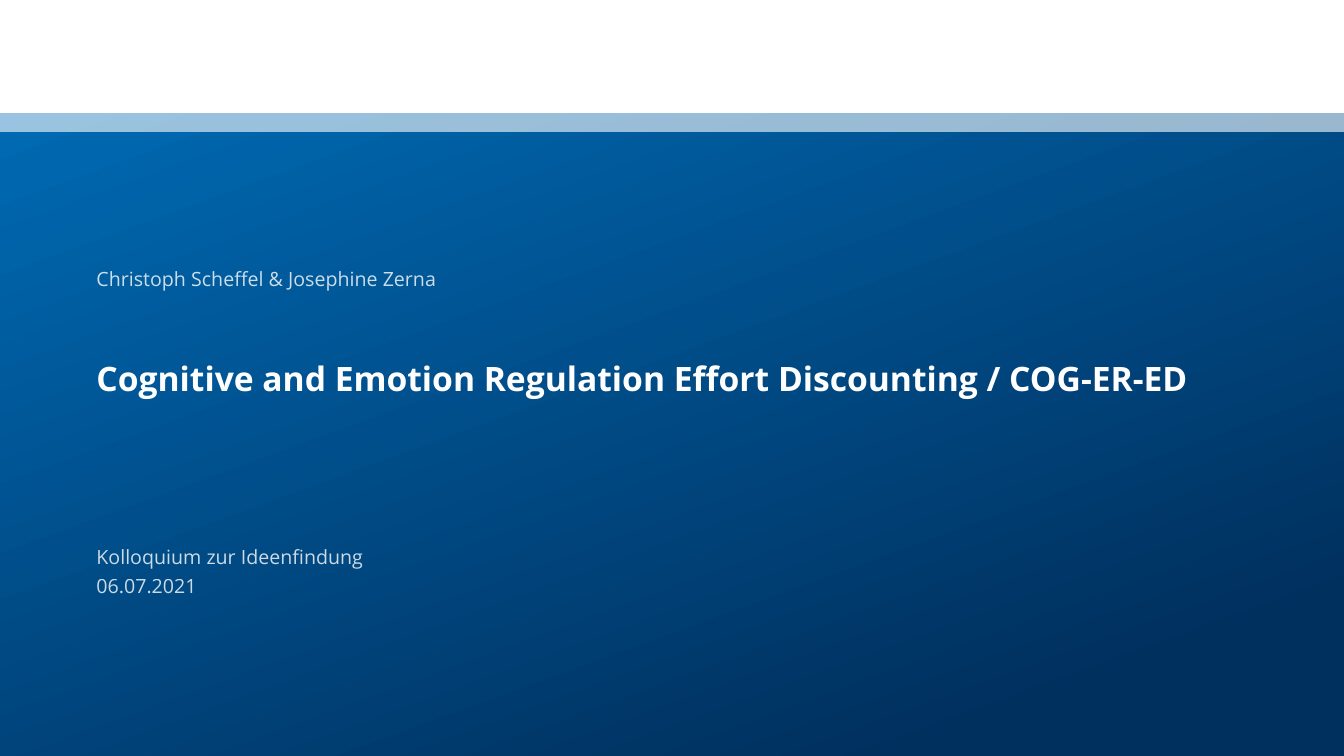
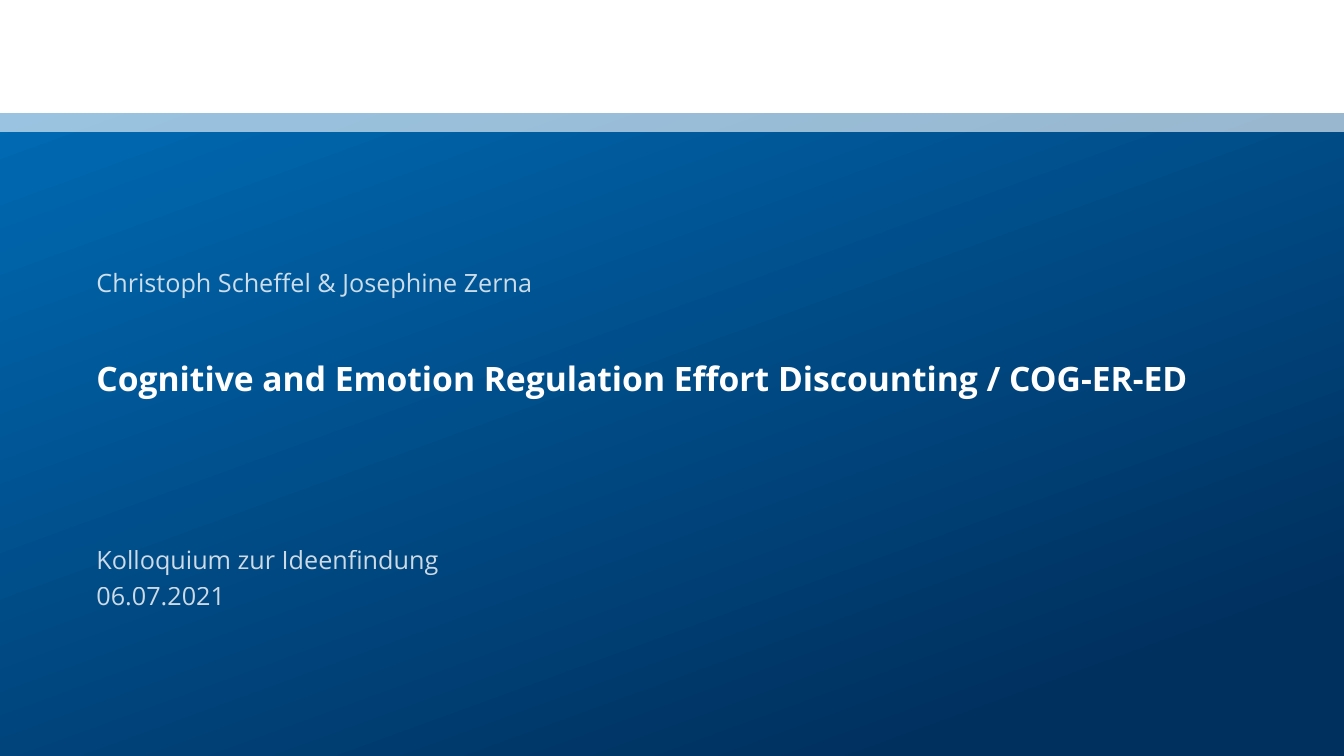
Before and after one commit to ChScheffel/CAD, a slide deck: slide 1 of 99_Thinktank/Talks/21-07-06_Kolloquium/Kolloquium_COG-ER-ED.pptx. Drawn at 1344x756 pixels with LibreOffice and Linux fonts; fonts in the diff are those of the drawing; background and template pictures are left out. Boxes give left, top, right and bottom in pixels: in the first picture for what was removed or moved away, otherwise in the second. Text is boxed around its words. In the diff, an @@ line names an element or a change of style, - is before the commit and + after.

```diff
--- a/99_Thinktank/Talks/21-07-06_Kolloquium/Kolloquium_COG-ER-ED.pptx
+++ b/99_Thinktank/Talks/21-07-06_Kolloquium/Kolloquium_COG-ER-ED.pptx
@@ text "Christoph Scheffel & Josephine Zerna" at (x1=96, y1=272, x2=532, y2=298): size 14 to 18 pt @@
@@ subtitle "Kolloquium zur Ideenfindung" at (x1=96, y1=550, x2=439, y2=606): size 14 to 18 pt @@
```
Also in this commit, not shown: 2 other slides changed, 1 slide added.
